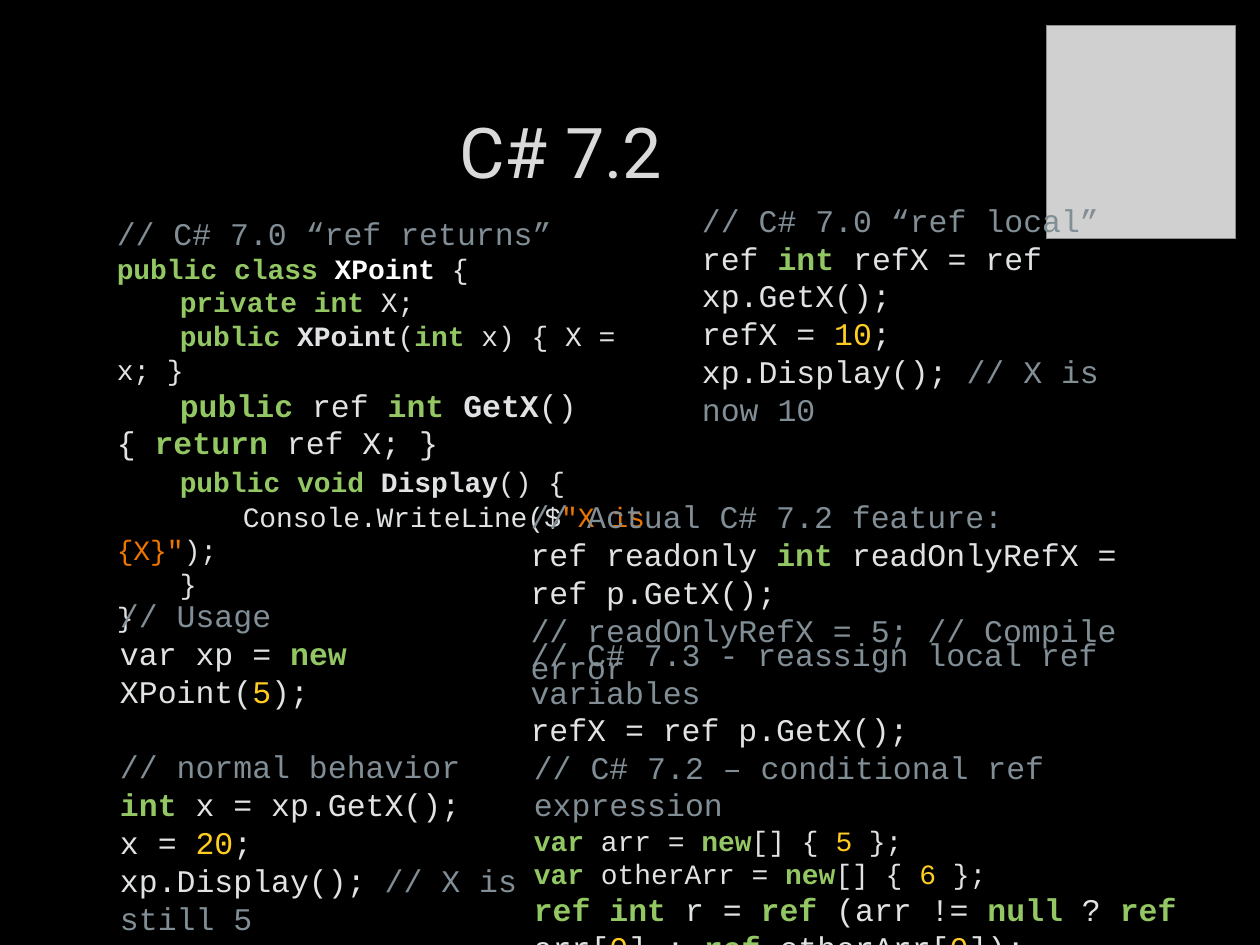
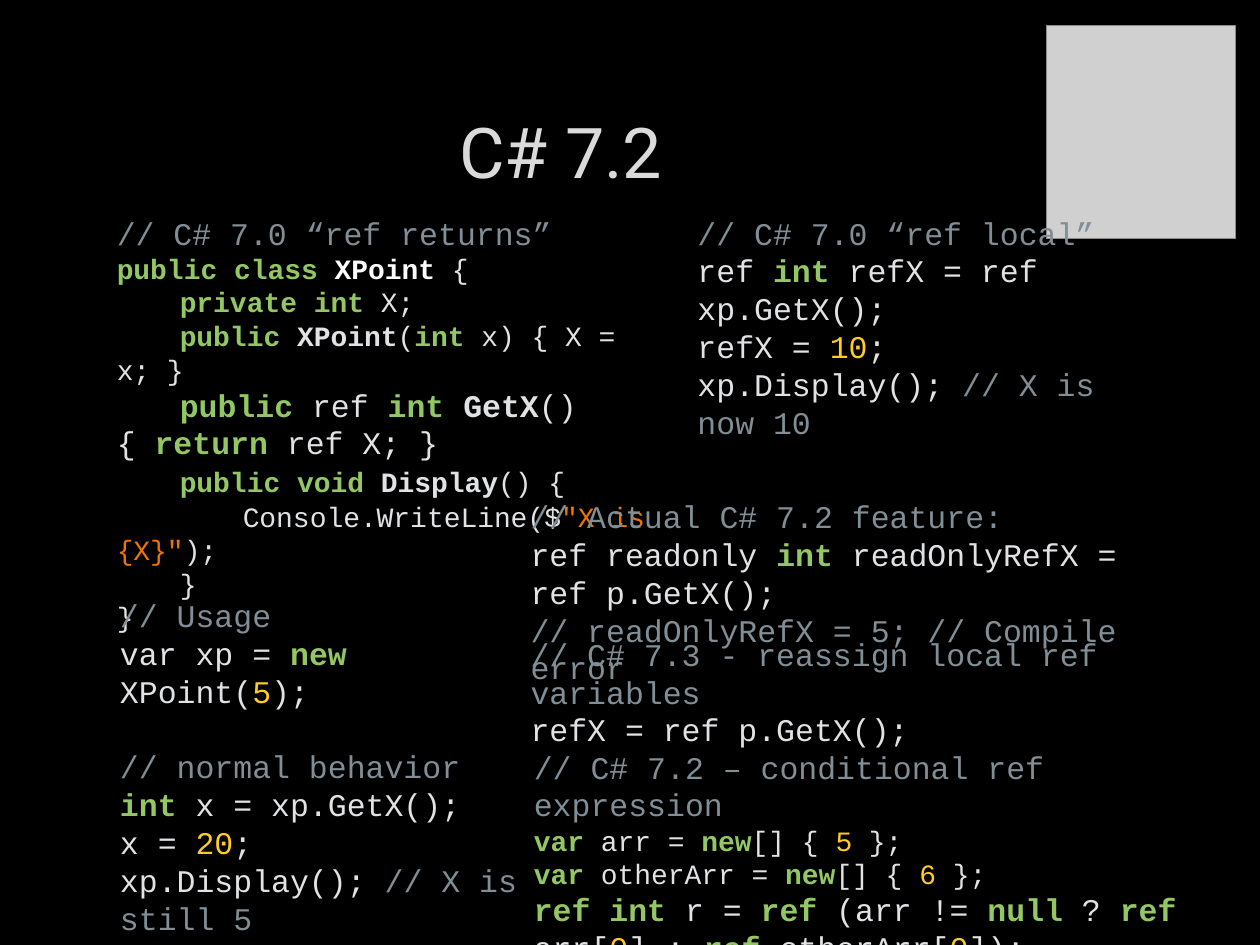
Before and after one commit to itenium-be/CSharp-JavaScript-New-Features, a slide deck: slide 28 of Slides.pptx. Drawn at 1260x945 pixels with LibreOffice and Linux fonts; fonts in the diff are those of the drawing; grey boxes stand for pictures; background and template pictures are left out. Boxes give left, top, right and bottom in pixels: in the first picture for what was removed or moved away, otherwise in the second. Text is boxed around its words. In the diff, an @@ line names an element or a change of style, - is before the commit and + after.

Commit message:
final version?

```diff
--- a/Slides.pptx
+++ b/Slides.pptx
@@ text "// C# 7.0 “ref local”": place and size @@
-text "// C# 7.0 “ref local”" at [702,209,1099,422]
+text "// C# 7.0 “ref local”" at [697,222,1095,435]
```
Also in this commit, not shown: 1 slide added.
